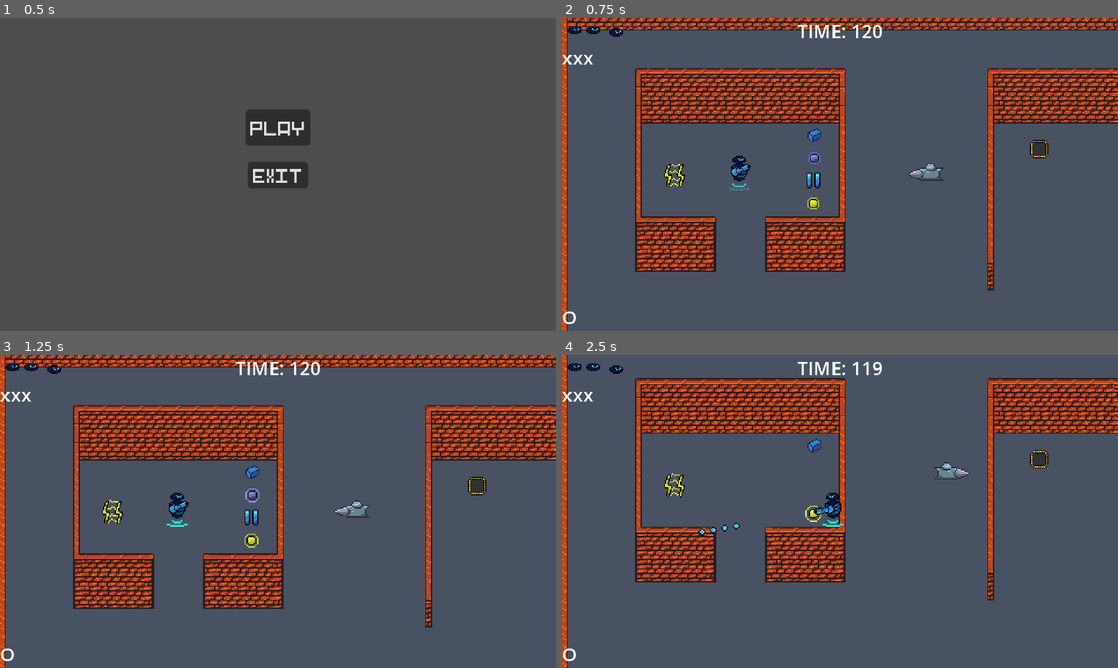
Above: before the commit, frames 1-4 (two rows, left to right).
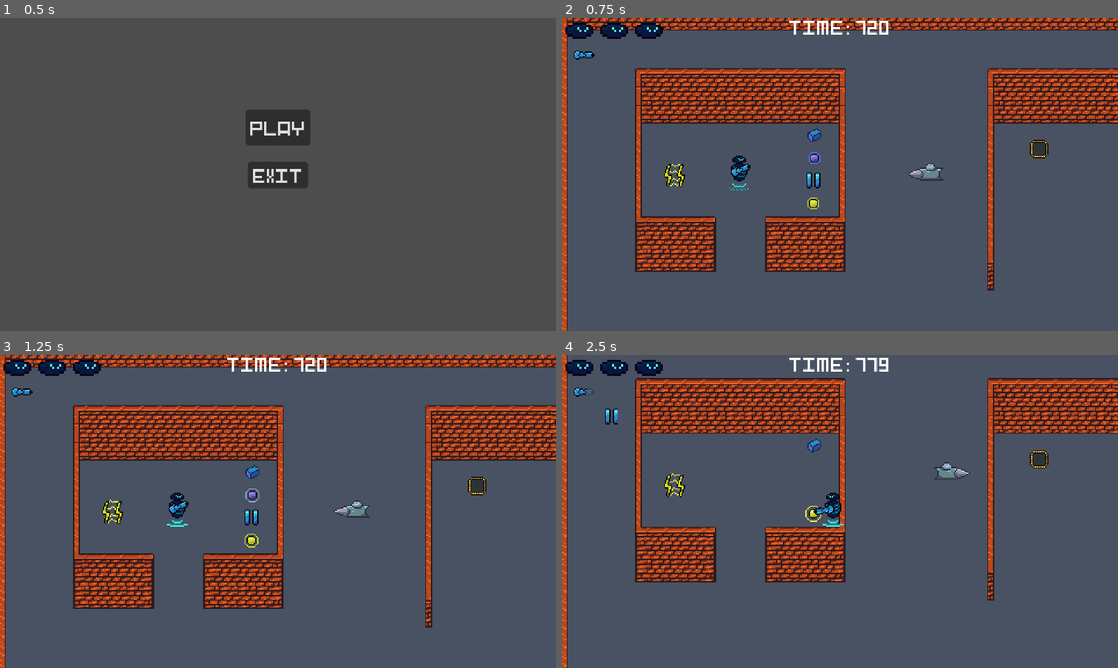
Above: after the commit, the same moments.

Repository: SamuelAlves-23/GameOffJam2023
Game: Godot game, scene res://Scenes/main_menu.tscn
The game is run twice, just before and just after one commit, with the same random seed, the same clock (stepped at 60 frames per second) and the same inputs.
Inputs (mouse positions are in pixels of both pictures, inside the frame that each line leads up to):
- Up to frame 1 (0.5 s): no input
- Up to frame 2 (0.75 s): click "PLAY" at 0.5 s
- Up to frame 3 (1.25 s): no input
- Up to frame 4 (2.5 s): move the mouse to (962, 495) at 1.27 s; press the mouse at (962, 495) at 1.28 s; hold D (move_right) 1.28-2.03 s; move the mouse to (728, 527) at 2.02 s; release the mouse at (728, 527) at 2.03 s; hold S (move_down) from 2.03 s (still down); tap Space (dash) at 2.1 s; click (728, 527) at 2.3 s

Frame 1 is identical in both runs. In frame 2, 1.3% of the frame differs, in the area x 0-59%, y 0-98%; in frame 3, 1.3%; in frame 4, 1.5%.

Commit message:
Game UI

Diff:
--- a/Scenes/hud.tscn
+++ b/Scenes/hud.tscn
@@ -1,7 +1,14 @@
-[gd_scene load_steps=3 format=3 uid="uid://byrhiaiowlx1w"]
+[gd_scene load_steps=8 format=3 uid="uid://byrhiaiowlx1w"]
 
 [ext_resource type="Script" path="res://Scripts/HUD.gd" id="1_bx24n"]
+[ext_resource type="FontFile" uid="uid://bhqchek0oi41q" path="res://Assets/Fonts/pixelart.ttf" id="2_r2ex0"]
 [ext_resource type="Texture2D" uid="uid://cqb60onvkihqd" path="res://Assets/Sprites/Finished/Life-indicator.png" id="2_r6isn"]
+[ext_resource type="Texture2D" uid="uid://mdon61lopmri" path="res://Assets/Sprites/Finished/Reload.png" id="4_w4w77"]
+[ext_resource type="Texture2D" uid="uid://obckuynl6g7b" path="res://Assets/Sprites/Finished/Paralysis_UI.png" id="5_630nw"]
+[ext_resource type="Texture2D" uid="uid://ni81vnc22ei8" path="res://Assets/Sprites/Finished/Uncap_UI.png" id="6_xt7ao"]
+
+[sub_resource type="LabelSettings" id="LabelSettings_jyntd"]
+font = ExtResource("2_r2ex0")
 
 [node name="HUD" type="Control"]
 layout_mode = 3
@@ -22,23 +29,7 @@
 offset_bottom = 23.0
 grow_horizontal = 2
 text = "99:99"
-
-[node name="ItemsLabel" type="Label" parent="."]
-layout_mode = 1
-offset_top = 23.475
-offset_right = 27.0
-offset_bottom = 49.475
-text = "xxx"
-
-[node name="ReloadLabel" type="Label" parent="."]
-layout_mode = 1
-anchors_preset = 2
-anchor_top = 1.0
-anchor_bottom = 1.0
-offset_top = -23.0
-offset_right = 40.0
-grow_vertical = 0
-text = "O"
+label_settings = SubResource("LabelSettings_jyntd")
 
 [node name="LifeUI" type="Control" parent="."]
 layout_mode = 1
@@ -47,13 +38,45 @@
 offset_bottom = 40.0
 
 [node name="Life1" type="Sprite2D" parent="LifeUI"]
-position = Vector2(11, 11)
+position = Vector2(15, 12)
+scale = Vector2(2, 2)
 texture = ExtResource("2_r6isn")
 
 [node name="Life2" type="Sprite2D" parent="LifeUI"]
-position = Vector2(27, 11)
+position = Vector2(45, 12)
+scale = Vector2(2, 2)
 texture = ExtResource("2_r6isn")
 
 [node name="Life3" type="Sprite2D" parent="LifeUI"]
-position = Vector2(47, 13)
+position = Vector2(75, 12)
+scale = Vector2(2, 2)
 texture = ExtResource("2_r6isn")
+
+[node name="ReloadUI" type="TextureProgressBar" parent="."]
+layout_mode = 0
+offset_left = 10.0
+offset_top = 28.0
+offset_right = 29.0
+offset_bottom = 36.0
+value = 33.0
+texture_under = ExtResource("4_w4w77")
+texture_progress = ExtResource("4_w4w77")
+tint_under = Color(1, 1, 1, 0.235294)
+
+[node name="ParalysisUI" type="TextureProgressBar" parent="."]
+layout_mode = 0
+offset_left = 8.0
+offset_top = 42.0
+offset_right = 48.0
+offset_bottom = 82.0
+value = 100.0
+texture_progress = ExtResource("5_630nw")
+
+[node name="UncapUI" type="TextureProgressBar" parent="."]
+layout_mode = 0
+offset_left = 37.0
+offset_top = 46.0
+offset_right = 77.0
+offset_bottom = 86.0
+value = 100.0
+texture_progress = ExtResource("6_xt7ao")
--- a/Scenes/player.tscn
+++ b/Scenes/player.tscn
@@ -98,7 +98,7 @@
 position = Vector2(0, -16)
 collision_layer = 2
 script = ExtResource("1_li8pp")
-cd_cap = 1.0
+cd_cap = 0.3
 
 [node name="Sprite2D" type="Sprite2D" parent="."]
 texture = ExtResource("2_4yj4g")
--- a/Scripts/HUD.gd
+++ b/Scripts/HUD.gd
@@ -1,5 +1,52 @@
 extends Control
 
+@onready var health_ui = $LifeUI
+@onready var reload_ui = $ReloadUI
+@onready var paralysis_ui = $ParalysisUI
+@onready var uncap_ui = $UncapUI
+
+func _ready():
+	reload_ui.value = 100
+	paralysis_ui.value = 0
+	uncap_ui.value = 0
 
 func set_time_label(value):
 	$TimerLabel.text = "TIME: " + str(value)
+
+func set_reload_ui(value):
+	reload_ui.value = 0
+	var await_time = value / 100
+	for i in 100:
+		reload_ui.value += 1
+		await get_tree().create_timer(await_time).timeout
+
+func set_item_ui(item):
+	if item == "SHOCK":
+		paralysis_ui.value = 100
+		for i in 100:
+			paralysis_ui.value -= 1
+			await get_tree().create_timer(0.05).timeout
+	if item == "UNCAP":
+		uncap_ui.value = 100
+		for i in 100:
+			uncap_ui.value -= 1
+			await get_tree().create_timer(0.05).timeout
+
+func set_health_ui(value):
+
+	if value == 3:
+		health_ui.get_node("Life1").modulate.a = 255
+		health_ui.get_node("Life2").modulate.a = 255
+		health_ui.get_node("Life3").modulate.a = 255
+	if value == 2:
+		health_ui.get_node("Life1").modulate.a = 255
+		health_ui.get_node("Life2").modulate.a = 255
+		health_ui.get_node("Life3").modulate.a = 0
+	if value == 1:
+		health_ui.get_node("Life1").modulate.a = 255
+		health_ui.get_node("Life2").modulate.a = 0
+		health_ui.get_node("Life3").modulate.a = 0
+	if value == 0:
+		health_ui.get_node("Life1").modulate.a = 0
+		health_ui.get_node("Life2").modulate.a = 0
+		health_ui.get_node("Life3").modulate.a = 0
--- a/Scripts/HealthController.gd
+++ b/Scripts/HealthController.gd
@@ -12,8 +12,8 @@
 
 
 	if parent is Player && !parent.invulnerable:
+		arena.hud.set_health_ui(health)
 		parent.invulnerable = true
-		print(parent.invulnerable)
 		for i in 10:
 			parent.sprite.visible = false
 			await await get_tree().create_timer(0.1).timeout
@@ -21,7 +21,7 @@
 			await await get_tree().create_timer(0.1).timeout
 
 		parent.invulnerable = false
-		print(parent.invulnerable)
+
 	if health <= 0 && parent is Enemy:
 		arena.add_score()
 		die()
@@ -31,6 +31,7 @@
 func heal():
 	if health < 3:
 		health += 1
+		arena.hud.set_health_ui(health)
 
 func die():
 	get_parent().queue_free()
--- a/Scripts/arenaController.gd
+++ b/Scripts/arenaController.gd
@@ -24,7 +24,6 @@
 var level_progress : float
 
 
-# Called when the node enters the scene tree for the first time.
 func _ready():
 
 	time_left = level_time
@@ -37,7 +36,6 @@
 	timer_node.start()
 
 
-# Called every frame. 'delta' is the elapsed time since the previous frame.
 func _process(delta):
 	if player.state == player.PLAYER_STATES.DEATH:
 		mob_spawner.spawn_active = false
@@ -49,7 +47,6 @@
 	if !level_end:
 		time_left -= 1
 		level_progress = time_left / level_time
-		print(level_progress)
 		hud.set_time_label(time_left)
 		if level_progress < 0.25:
 			mob_spawner.spawner_state = mob_spawner.SPAWNER_STATES.FOURTH_PHASE
@@ -68,9 +65,8 @@
 	score += 1
 	print("PUNTUACION: " + str(score))
 
-# REPARAR SPAWN VARIABLE
+
 func spawn_pickable(node_pos):
-#	var index = pickables.pick_random()
 	var chosen = pickables.pick_random()
 	var pickable_scene = chosen.instantiate()
 	pickableContainer.add_child(pickable_scene)
--- a/Scripts/effects.gd
+++ b/Scripts/effects.gd
@@ -1,5 +1,10 @@
 extends AnimatedSprite2D
 
+enum ENEMY_STATES{
+	PARALYZED
+}
+
+var state
 
 func _ready():
 	self.animation_finished.connect(_on_animation_finished)
--- a/Scripts/player.gd
+++ b/Scripts/player.gd
@@ -14,8 +14,6 @@
 var recoil_vector = Vector2.DOWN
 var input_vector = Vector2.ZERO
 
-# PICKABLES
-var mail_equipped = false
 
 @export var ACCELERATION = 500
 @export var MAX_SPEED = 123
@@ -92,7 +90,8 @@
 		if gun.scale > Vector2.ONE:
 			state = PLAYER_STATES.RECOIL
 		gun_cd = true
-		await get_tree().create_timer(gun.scale.x - 1).timeout
+		arena.hud.set_reload_ui(gun.scale.x - cd_cap)
+		await get_tree().create_timer(gun.scale.x - cd_cap).timeout
 		gun_cd = false
 
 func recoil_state(delta, gun_scale):
@@ -150,6 +149,7 @@
 				waveCollider.scale = Vector2.ONE
 				break
 	elif pickable == "SHOCK":
+		arena.hud.set_item_ui("SHOCK")
 		for i in arena.mob_container.get_children():
 			i.state = i.ENEMY_STATES.PARALYZED
 	elif pickable == "DEATH":
@@ -166,8 +166,9 @@
 				break
 	elif pickable == "UNCAP":
 		cd_cap = 0.5
+		arena.hud.set_item_ui("UNCAP")
 		await get_tree().create_timer(5).timeout
-		cd_cap = 0.2
+		cd_cap = 0.3
 
 
 func _on_wave_area_area_entered(area):
Binary file added: Assets/Sprites/Finished/Paralysis_UI.png
Not shown, added: Assets/Sprites/Finished/Paralysis_UI.png.import
Binary file added: Assets/Sprites/Finished/Reload.png
Not shown, added: Assets/Sprites/Finished/Reload.png.import
Binary file added: Assets/Sprites/Finished/Uncap_UI.png
Not shown, added: Assets/Sprites/Finished/Uncap_UI.png.import
Binary file changed: Assets/Sprites/Finished/Vanish_bullet-Sheet.png
